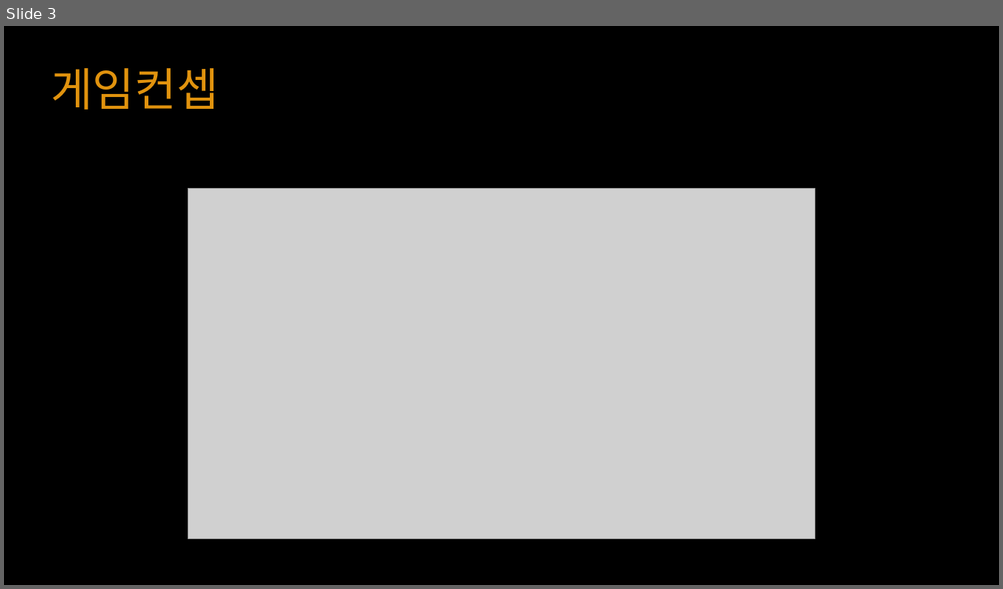
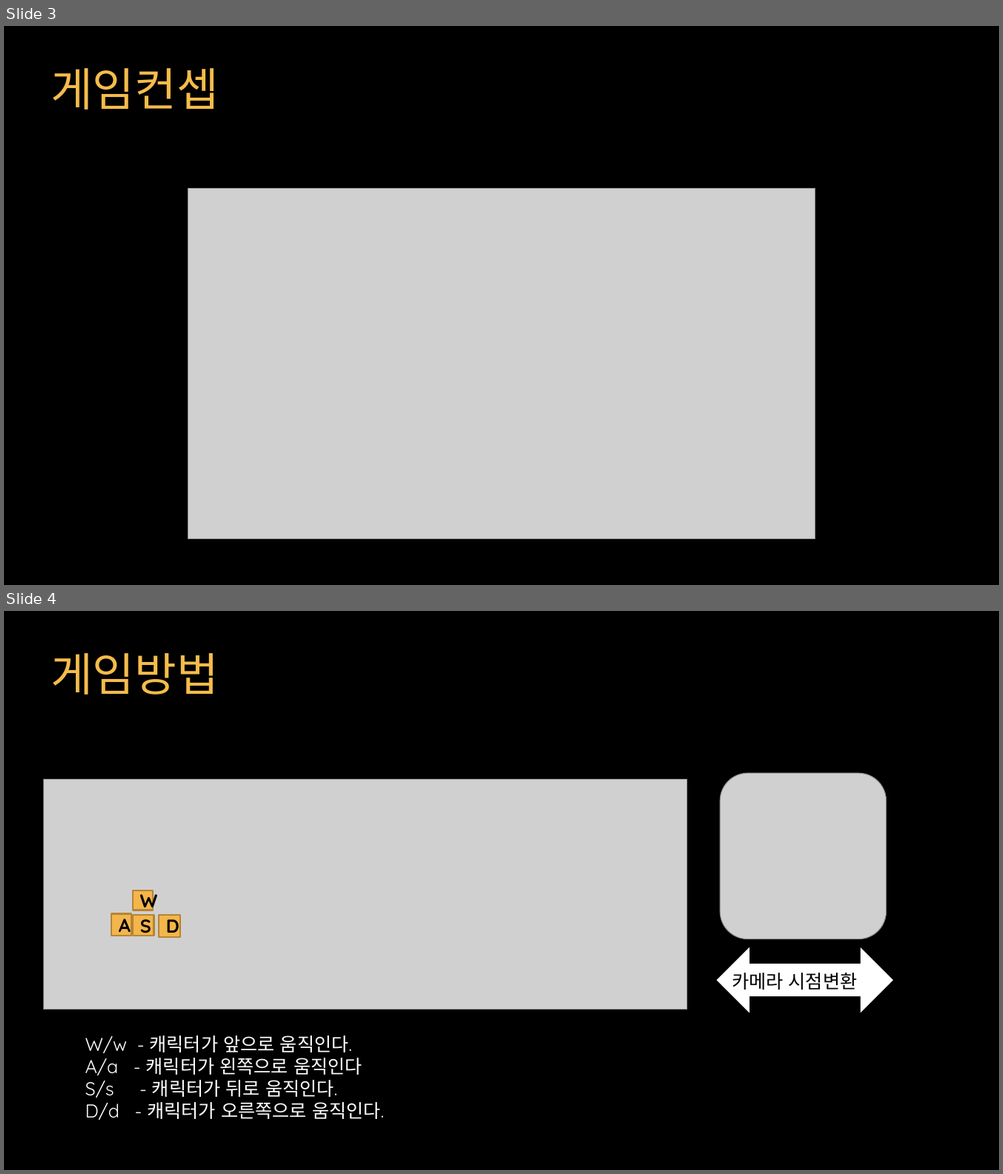
Before and after one commit to YKTeam/Room503, a slide deck: Document/Escape Cube(가제) ppt.pptx. Shown one above the other, each under a label of ours: slide 3 before the commit, slides 3 and 4 after it. The pictures are 1003x589 and 1003x1174 pixels, drawn with LibreOffice and Linux fonts; fonts in the diff are those of the drawing; grey boxes stand for pictures. Boxes give left, top, right and bottom in pixels: in the first picture for what was removed or moved away, otherwise in the second. Text is boxed around its words. In the diff, an @@ line names an element or a change of style, - is before the commit and + after.

Commit message:
ppt내용 수정.
게임방법 추가, 워드->TEXT문서로 통합

```diff
--- a/Document/Escape Cube(가제) ppt.pptx
+++ b/Document/Escape Cube(가제) ppt.pptx
@@ slide 4 added at <box>4,611,999,1170</box>, background #000000 @@
@@ text added at <box>51,653,219,695</box>, 44 pt, text #F5BC4B @@
+게임방법
@@ picture added at <box>43,780,687,1010</box> @@
@@ picture added at <box>720,773,887,940</box> @@
@@ rectangle added at <box>132,891,153,911</box>, fill #F4B54B, outline #B58637 1.5 pt, 18 pt, text #000000, bold @@
+W
@@ rectangle added at <box>111,914,131,936</box>, fill #F4B54B, outline #B58637 1.5 pt, 18 pt, text #000000, bold @@
+A
@@ rectangle added at <box>133,915,154,937</box>, fill #F4B54B, outline #B58637 1.5 pt, 18 pt, text #000000, bold @@
+S
@@ rectangle added at <box>159,915,180,937</box>, fill #F4B54B, outline #B58637 1.5 pt, 18 pt, text #000000, bold @@
+D
@@ left right arrow added at <box>717,948,893,1013</box>, fill #FFFFFF @@
@@ text added at <box>731,973,857,990</box>, 18 pt, text #000000 @@
+카메라 시점변환
@@ text added at <box>85,1036,384,1121</box>, 18 pt, text #FFFFFF @@
+W/w - 캐릭터가 앞으로 움직인다.
+A/a - 캐릭터가 왼쪽으로 움직인다
+S/s - 캐릭터가 뒤로 움직인다.
+D/d - 캐릭터가 오른쪽으로 움직인다.
@@ slide 3 changed as well @@
@@ text "게임컨셉" at <box>51,68,219,110</box>: text colour #E1930E to #F5BC4B @@
```
Also in this commit, not shown: 2 other slides changed, 2 other files.
